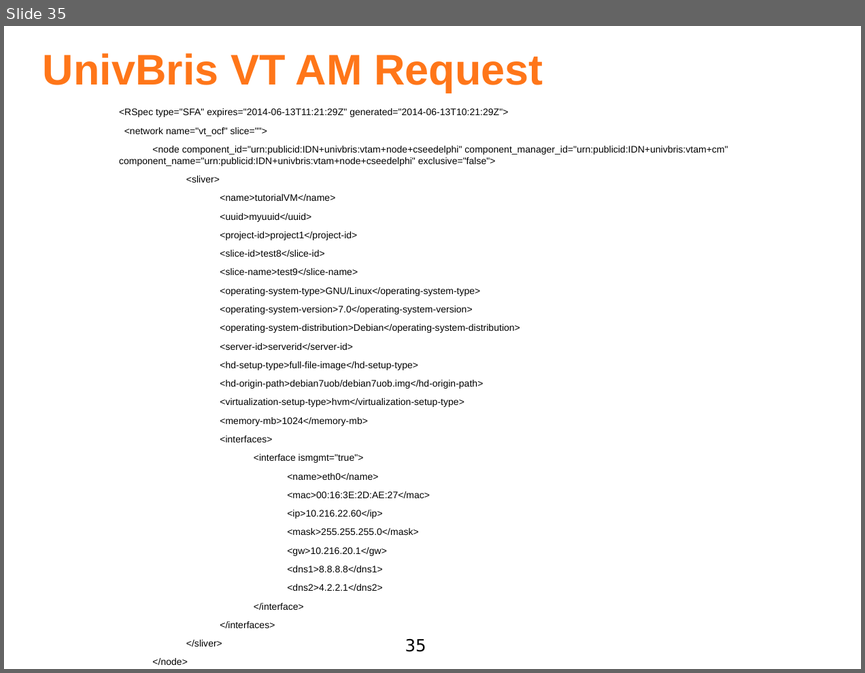
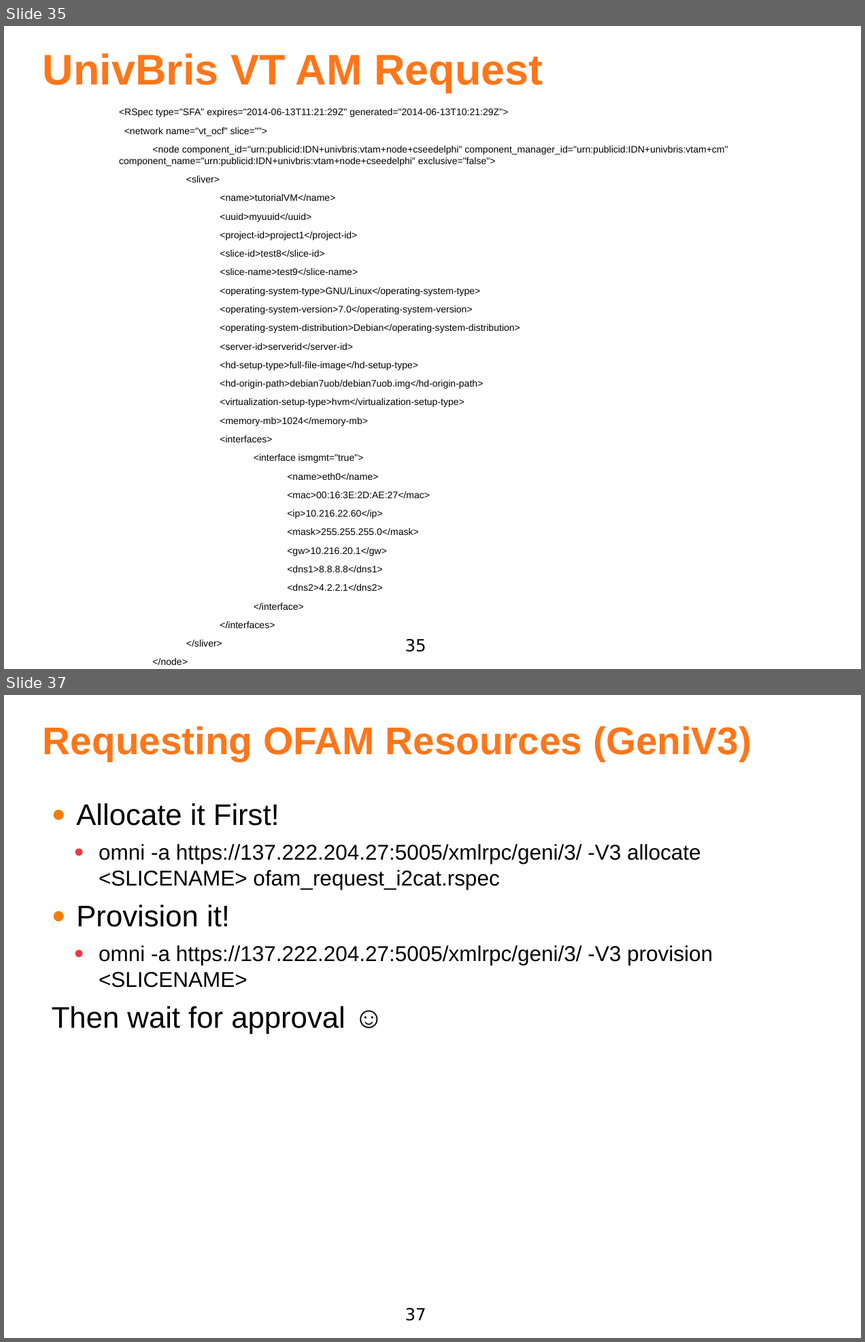
Before and after one commit to fp7-ofelia/ocf, a slide deck: doc/of_geni_tutorial.pptx. Shown one above the other, each under a label of ours: slide 35 before the commit, slides 35 and 37 after it; the slides between them are not shown. The pictures are 865x673 and 865x1342 pixels, drawn with LibreOffice and Linux fonts; fonts in the diff are those of the drawing; background and template pictures are left out. Boxes give left, top, right and bottom in pixels: in the first picture for what was removed or moved away, otherwise in the second. Text is boxed around its words. In the diff, an @@ line names an element or a change of style, - is before the commit and + after.

```diff
--- a/doc/of_geni_tutorial.pptx
+++ b/doc/of_geni_tutorial.pptx
@@ slide 37 added at (x1=4, y1=695, x2=861, y2=1338), background #FFFFFF; not listed: 1 template element that a slide beside it also shows @@
@@ title added at (x1=43, y1=726, x2=751, y2=761), 32.4 pt, text #FF7619, bold @@
+Requesting OFAM Resources (GeniV3)
@@ text added at (x1=52, y1=803, x2=713, y2=1034), 18 pt, text #000000 @@
+  ● Allocate it First!
+    ● omni -a https://137.222.204.27:5005/xmlrpc/geni/3/ -V3 allocate <SLICENAME> ofam_request_i2cat.rspec
+  ● Provision it!
+    ● omni -a https://137.222.204.27:5005/xmlrpc/geni/3/ -V3 provision <SLICENAME>
+  Then wait for approval ☺
```
Also in this commit, not shown: 1 other slide added, 1 other file.
